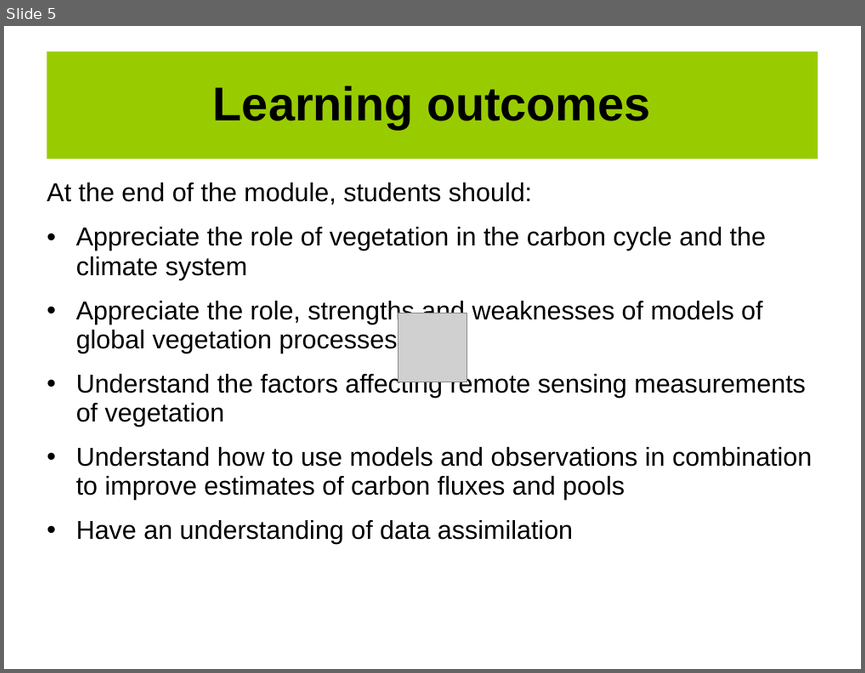
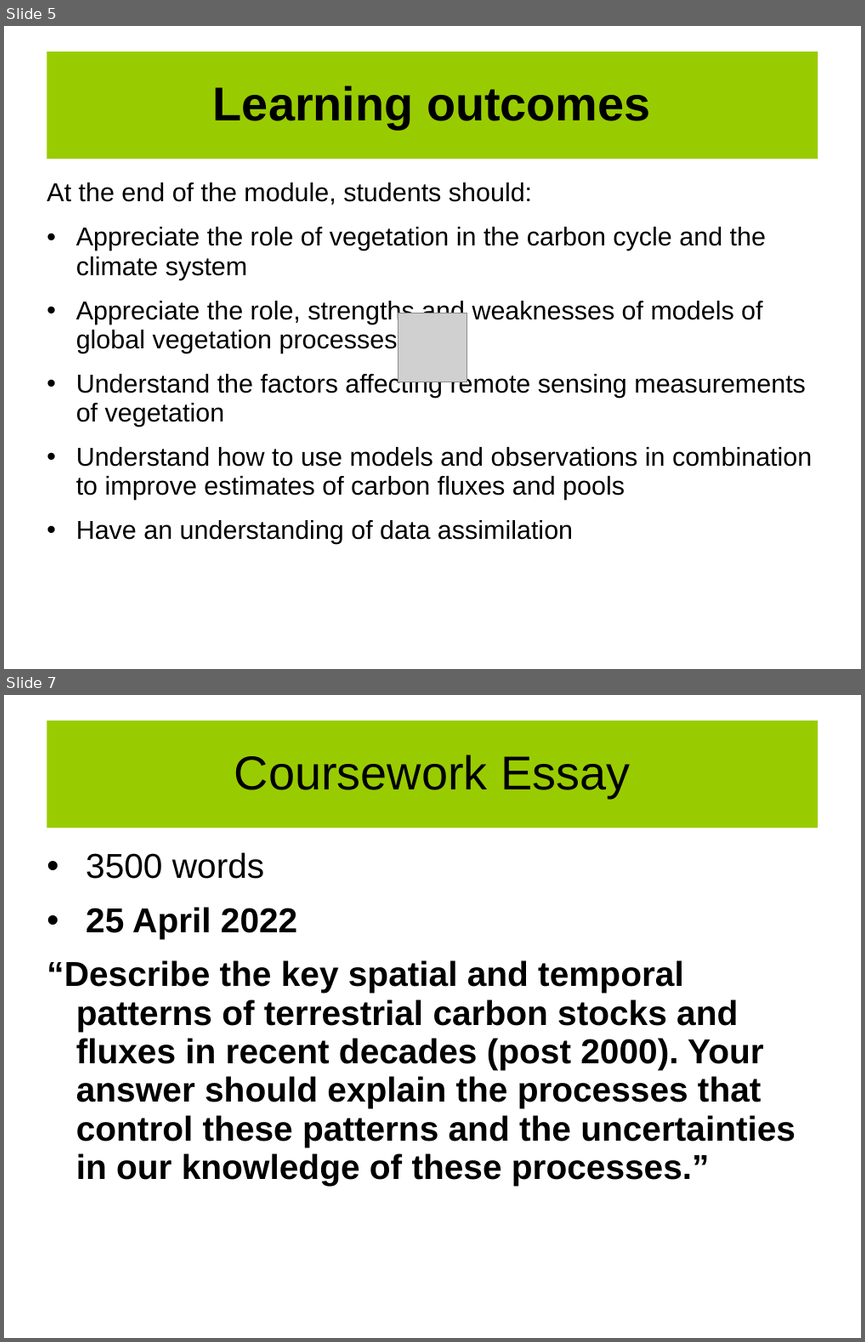
Before and after one commit to UCL-EO/geog0133, a slide deck: docs/ppt/GEOG0113-001.pptx. Shown one above the other, each under a label of ours: slide 5 before the commit, slides 5 and 7 after it; the slides between them are not shown. The pictures are 865x673 and 865x1342 pixels, drawn with LibreOffice and Linux fonts; fonts in the diff are those of the drawing; grey boxes stand for pictures; background and template pictures are left out. Boxes give left, top, right and bottom in pixels: in the first picture for what was removed or moved away, otherwise in the second. Text is boxed around its words. In the diff, an @@ line names an element or a change of style, - is before the commit and + after.

```diff
--- a/docs/ppt/GEOG0113-001.pptx
+++ b/docs/ppt/GEOG0113-001.pptx
@@ slide 7 added at [4,695,861,1338], background #FFFFFF @@
@@ title added at [46,721,818,828], fill #99CC00, 44 pt, text #000000 @@
+Coursework Essay
@@ text added at [46,852,795,1185], 32 pt, text #000000, bold @@
+• 3500 words
+• 25 April 2022
+“Describe the key spatial and temporal patterns of terrestrial carbon stocks and fluxes in recent decades (post 2000). Your answer should explain the processes that control these patterns and the uncertainties in our knowledge of these processes.”
```
Also in this commit, not shown: 1 slide changed, 5 other slides added.
